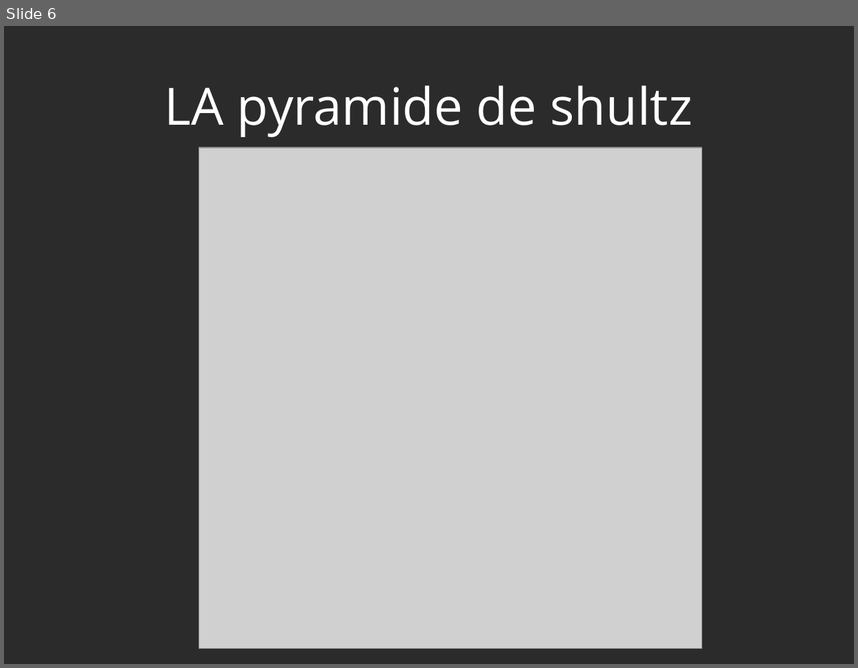
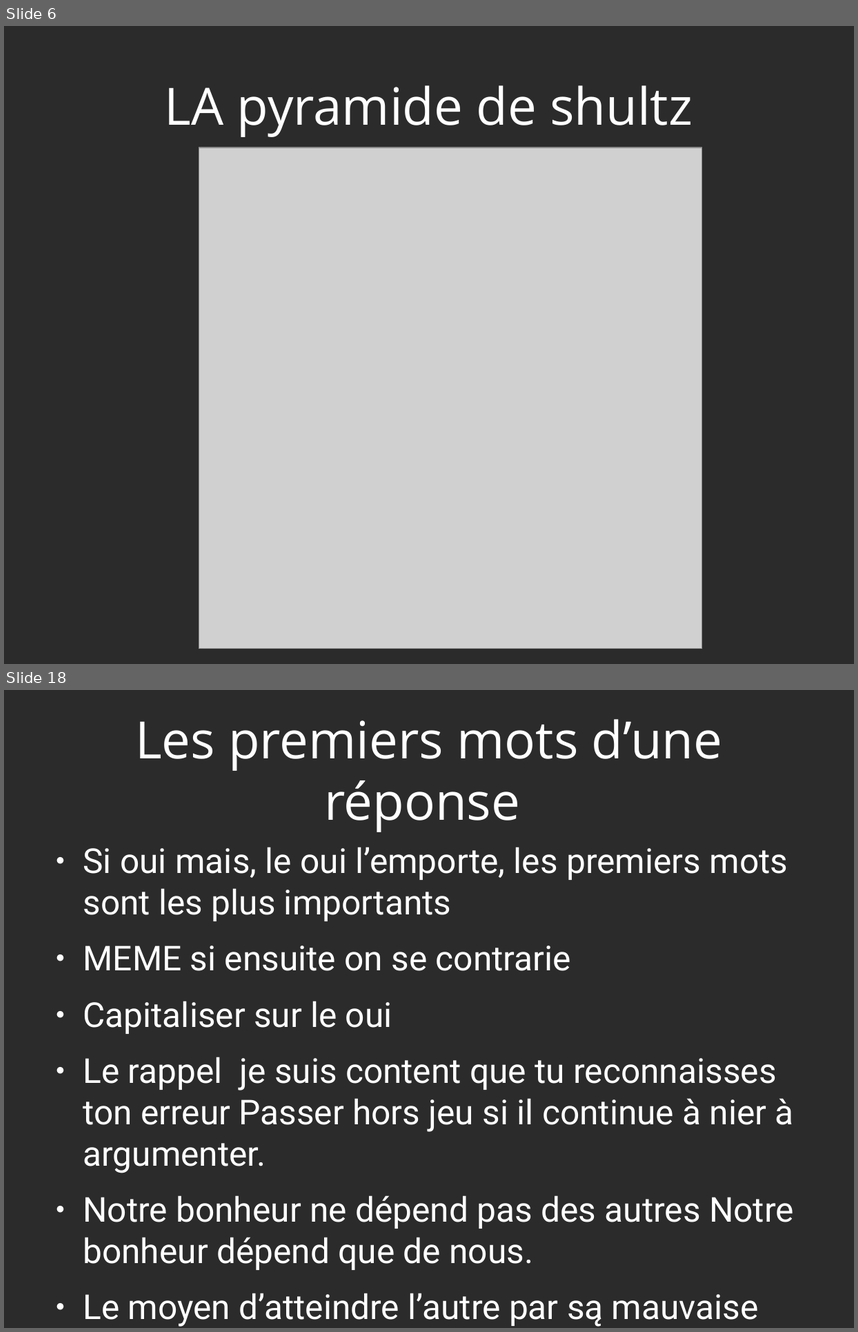
Before and after one commit to heylve/current, a slide deck: admin_perso/germe_formation.odp. Shown one above the other, each under a label of ours: slide 6 before the commit, slides 6 and 18 after it; the slides between them are not shown. The pictures are 858x668 and 858x1332 pixels, drawn with LibreOffice and Linux fonts; fonts in the diff are those of the drawing; grey boxes stand for pictures; background and template pictures are left out; a plain dark background stands for a picture behind light text. Boxes give left, top, right and bottom in pixels: in the first picture for what was removed or moved away, otherwise in the second. Text is boxed around its words. In the diff, an @@ line names an element or a change of style, - is before the commit and + after.

```diff
--- a/admin_perso/germe_formation.odp
+++ b/admin_perso/germe_formation.odp
@@ slide 18 added at box(4, 690, 854, 1328), background picture (left out) @@
@@ title added at box(135, 719, 722, 832), 48 pt, text #FFFFFF @@
+Les premiers mots d’une réponse
@@ text added at box(83, 847, 794, 1326), 32 pt, text #FFFFFF @@
+● Si oui mais, le oui l’emporte, les premiers mots sont les plus importants
+● MEME si ensuite on se contrarie
+● Capitaliser sur le oui
+● Le rappel je suis content que tu reconnaisses ton erreur Passer hors jeu si il continue à nier à argumenter.
+● Notre bonheur ne dépend pas des autres Notre bonheur dépend que de nous.
+● Le moyen d’atteindre l’autre par są mauvaise humeur
```
Also in this commit, not shown: 16 slides changed, 20 other slides added, 2 other files.
